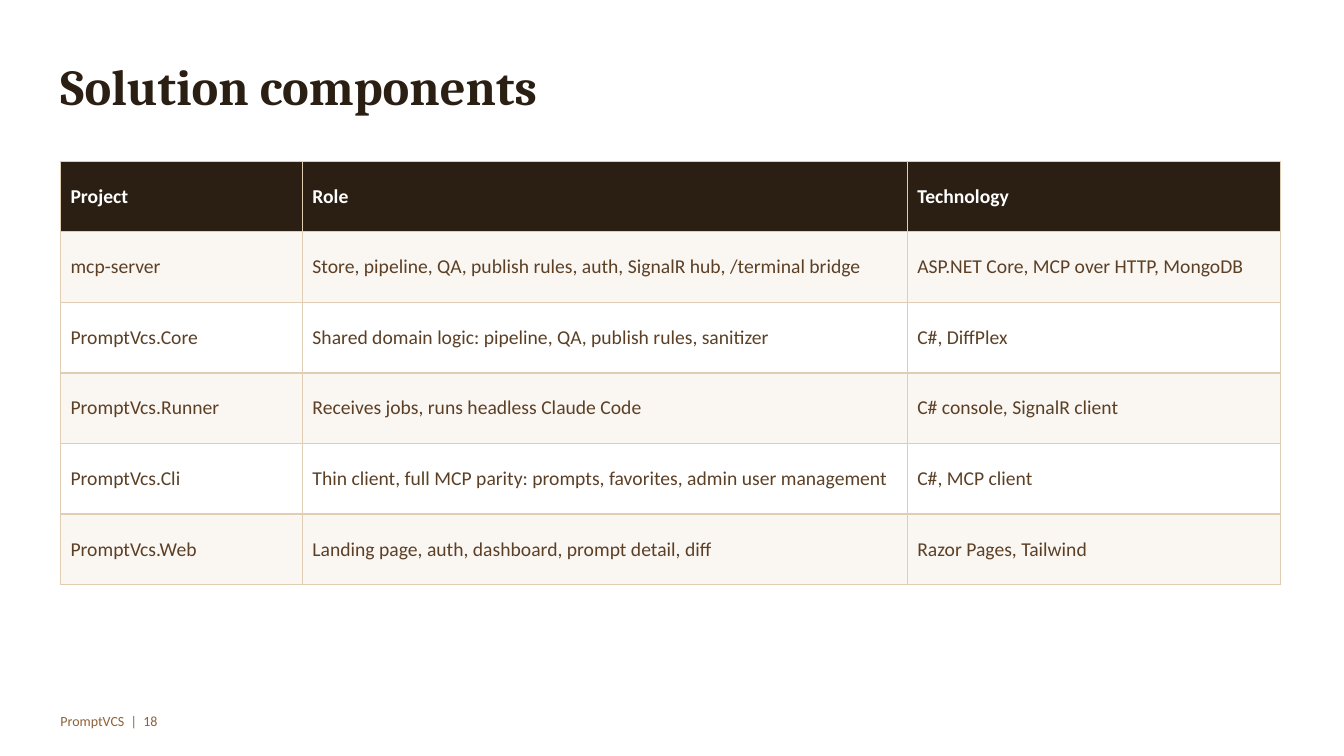
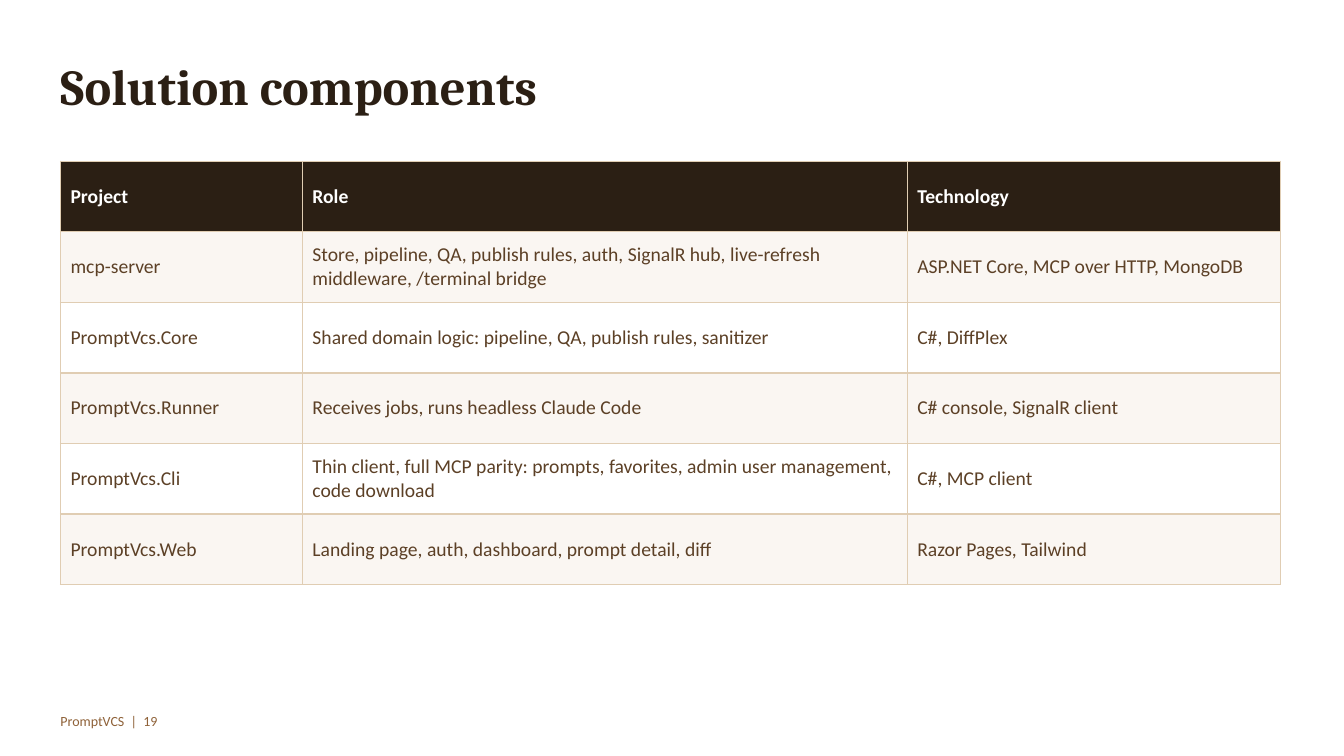
Before and after one commit to SahilHanda300/prompt-vcs, a slide deck: slide 19 of docs/PromptVCS-Presentation.pptx (slide 18 before the commit). Drawn at 1344x756 pixels with LibreOffice and Linux fonts; fonts in the diff are those of the drawing. Boxes give left, top, right and bottom in pixels: in the first picture for what was removed or moved away, otherwise in the second. Text is boxed around its words. In the diff, an @@ line names an element or a change of style, - is before the commit and + after.

Commit message:
Update presentation deck for dynamic sites, CLI download, and richer diffs

```diff
--- a/docs/PromptVCS-Presentation.pptx
+++ b/docs/PromptVCS-Presentation.pptx
@@ table at (60, 161, 1280, 585) @@
-row 2, column 2: Store, pipeline, QA, publish rules, auth, SignalR hub, /terminal bridge
+row 2, column 2: Store, pipeline, QA, publish rules, auth, SignalR hub, live-refresh middleware, /terminal bridge
-row 5, column 2: Thin client, full MCP parity: prompts, favorites, admin user management
+row 5, column 2: Thin client, full MCP parity: prompts, favorites, admin user management, code download
@@ text at (60, 717, 157, 729): text changed @@
-PromptVCS | 18
+PromptVCS | 19
```
Also in this commit, not shown: 13 other slides changed, 1 slide added.
